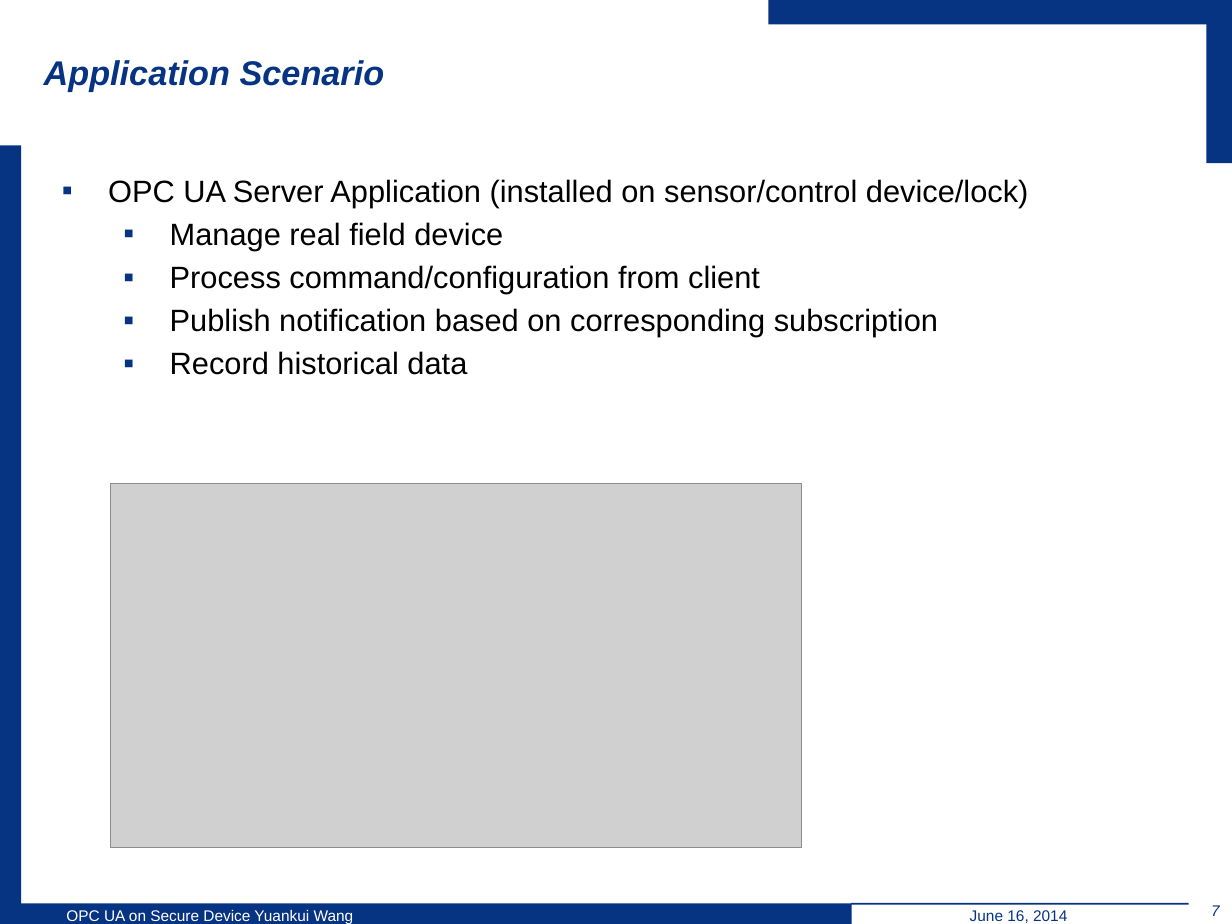
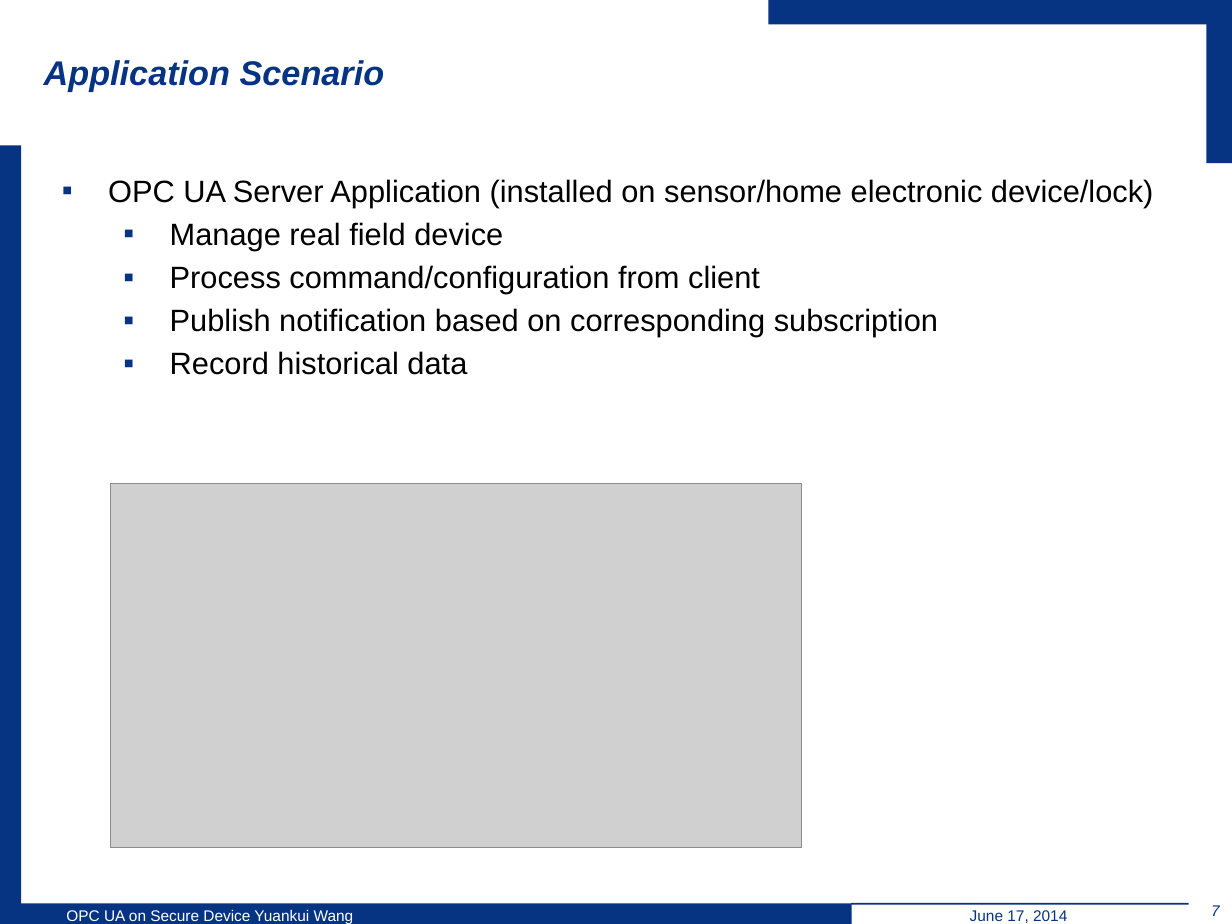
Before and after one commit to wsuetholz/opc-ua-wangyk-upb-morpho, a slide deck: slide 7 of ppt/6-18/Yuankui Wang Presentation 18 06.pptx. Drawn at 1232x924 pixels with LibreOffice and Linux fonts; fonts in the diff are those of the drawing; grey boxes stand for pictures; background and template pictures are left out. Boxes give left, top, right and bottom in pixels: in the first picture for what was removed or moved away, otherwise in the second. Text is boxed around its words. In the diff, an @@ line names an element or a change of style, - is before the commit and + after.

```diff
--- a/ppt/6-18/Yuankui Wang Presentation 18 06.pptx
+++ b/ppt/6-18/Yuankui Wang Presentation 18 06.pptx
@@ text at (108,179,1154,208): text changed @@
-▪ OPC UA Server Application (installed on sensor/control device/lock)
+▪ OPC UA Server Application (installed on sensor/home electronic device/lock)
@@ text at (970,910,1067,923): text changed @@
-June 16, 2014
+June 17, 2014
```
Also in this commit, not shown: 18 other slides changed, 1 other file.
